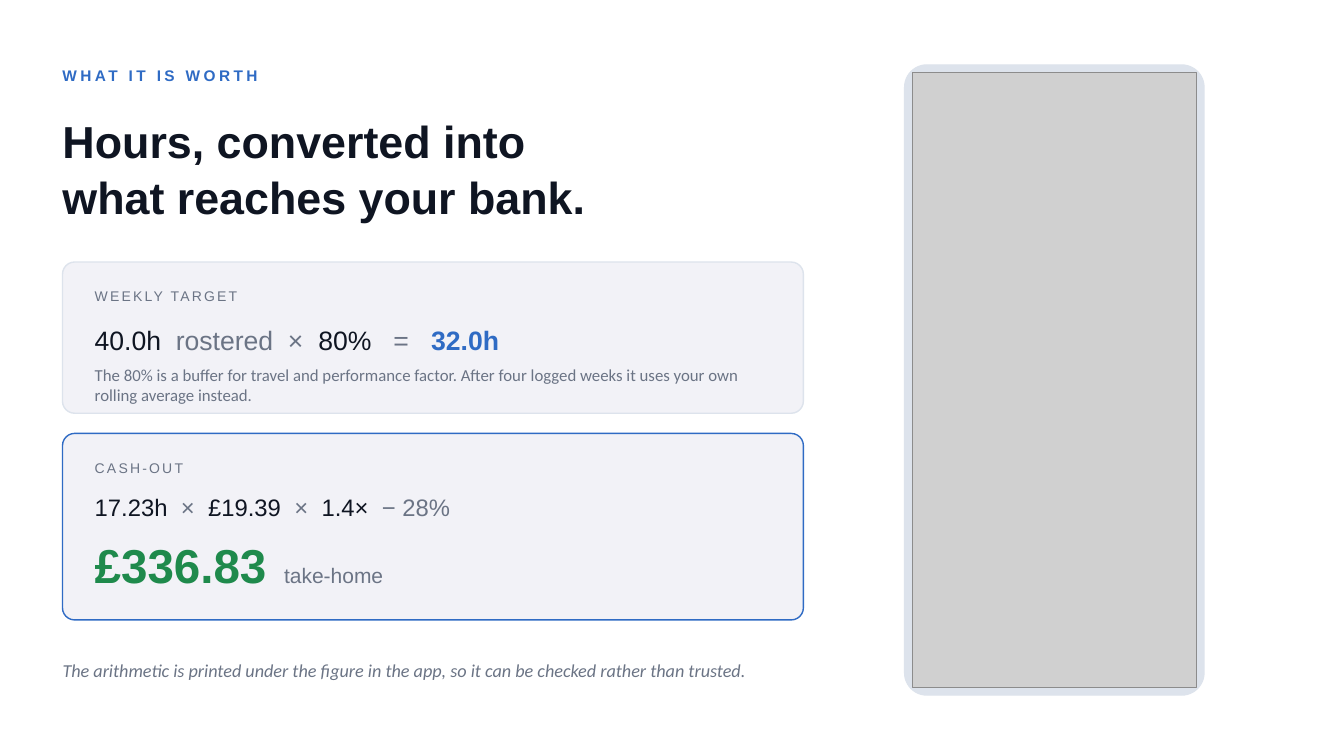
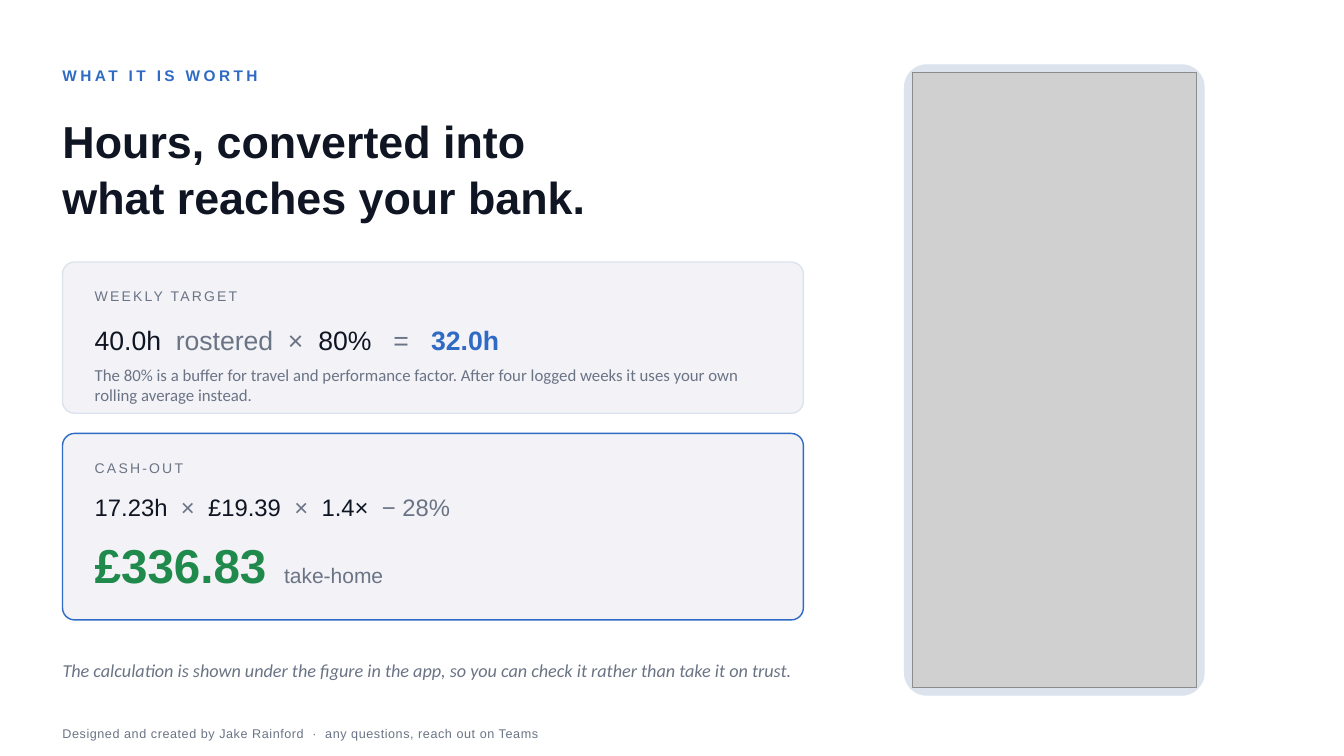
Before and after one commit to belacorg/CTAPTracker, a slide deck: slide 6 of docs/presentation/CTAP-Tracker.pptx. Drawn at 1344x756 pixels with LibreOffice and Linux fonts; fonts in the diff are those of the drawing; grey boxes stand for pictures. Boxes give left, top, right and bottom in pixels: in the first picture for what was removed or moved away, otherwise in the second. Text is boxed around its words. In the diff, an @@ line names an element or a change of style, - is before the commit and + after.

```diff
--- a/docs/presentation/CTAP-Tracker.pptx
+++ b/docs/presentation/CTAP-Tracker.pptx
@@ text at (63,664,791,680): text changed @@
-The arithmetic is printed under the figure in the app, so it can be checked rather than trusted.
+The calculation is shown under the figure in the app, so you can check it rather than take it on trust.
@@ text added at (62,729,538,741), 9 pt, text #6B7485 @@
+Designed and created by Jake Rainford · any questions, reach out on Teams
```
Also in this commit, not shown: 9 other slides changed, 1 other file.
